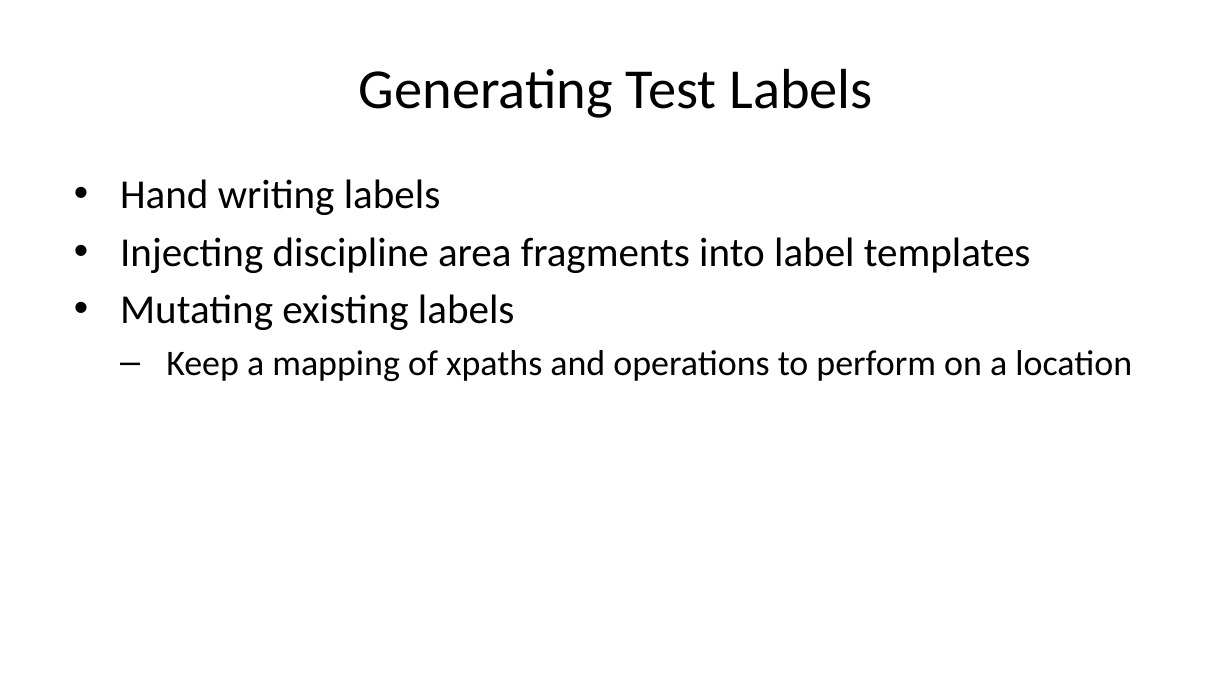
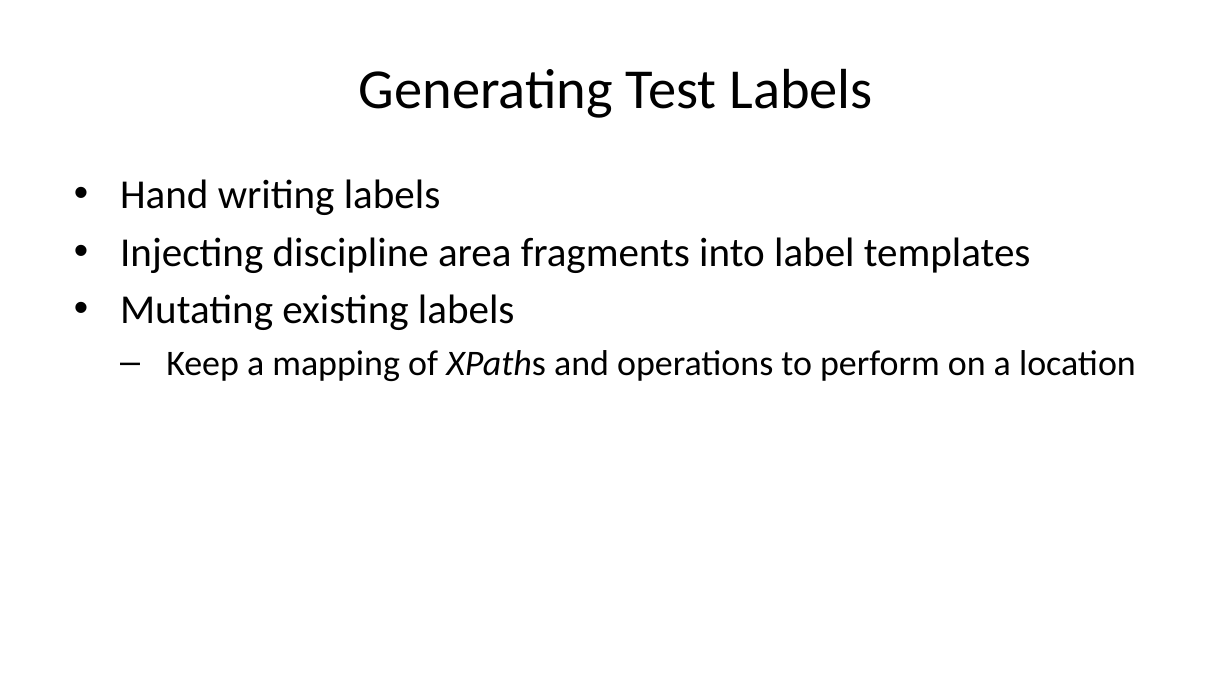
Before and after one commit to sbn-psi/dmsp, a slide deck: slide 15 of LDDTesting/LDDTestingPrinciples.pptx. Drawn at 1232x693 pixels with LibreOffice and Linux fonts; fonts in the diff are those of the drawing. Boxes give left, top, right and bottom in pixels: in the first picture for what was removed or moved away, otherwise in the second. Text is boxed around its words. In the diff, an @@ line names an element or a change of style, - is before the commit and + after.

```diff
--- a/LDDTesting/LDDTestingPrinciples.pptx
+++ b/LDDTesting/LDDTestingPrinciples.pptx
@@ text at (x1=166, y1=350, x2=1136, y2=381): text changed @@
-  – Keep a mapping of xpaths and operations to perform on a location
+  – Keep a mapping of XPaths and operations to perform on a location
```
Also in this commit, not shown: 5 other slides changed, 1 slide added, 2 other files.
